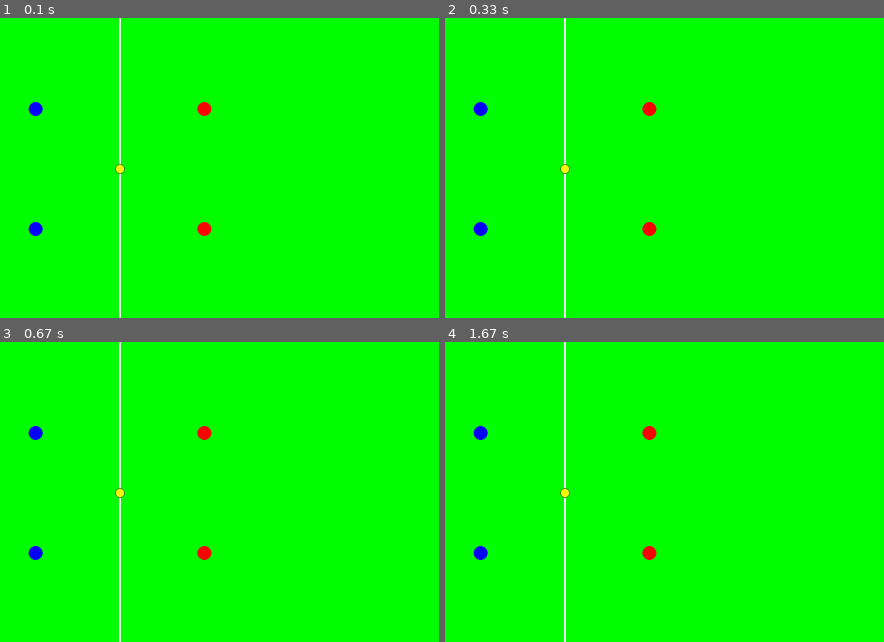
Above: before the commit, frames 1-4 (two rows, left to right).
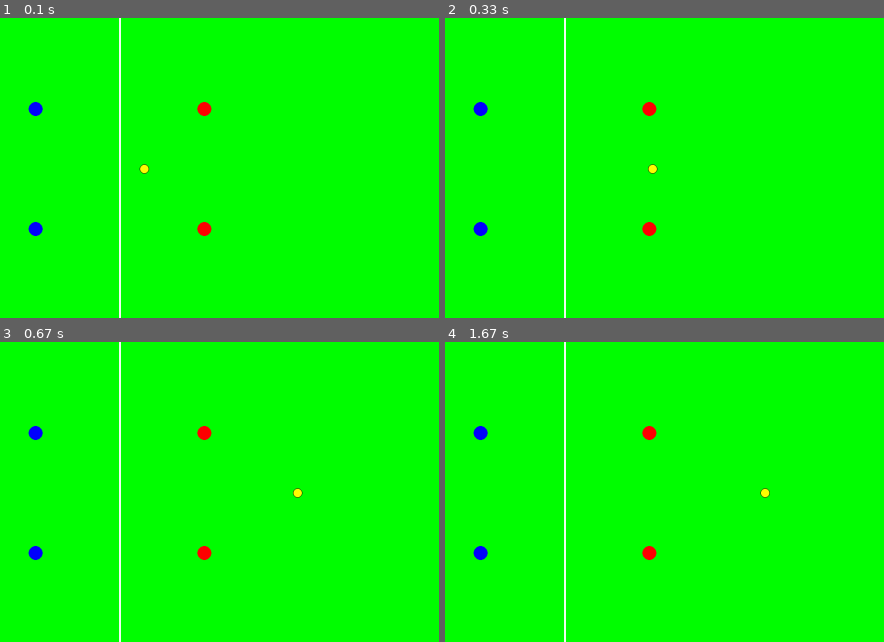
Above: after the commit, the same moments.

Repository: RL-RedLeaf/DiscUI
Game: pygame game, started from main.py
Two runs of this game, one before a commit and one after it. Both use one fixed random seed, a clock stepped at 60 frames per second and the inputs below.
Inputs:
- Up to frame 1 (0.1 s): no input
- Up to frame 2 (0.33 s): no input
- Up to frame 3 (0.67 s): no input
- Up to frame 4 (1.67 s): no input
The pictures show only the part of the screen within x 35-85%, y 25-75%; the shares and areas given below are measured in that part.

The runs differ from the first frame. In frame 1, 0.1% of the frame differs, in the area x 26-34%, y 48-52%; in frame 2, 0.1%; in frame 3, 0.1%; in frame 4, 0.1%.

Commit message:
我们的飞盘终于动起来了！

Diff:
--- a/DiscUI.py
+++ b/DiscUI.py
@@ -51,11 +51,11 @@
 
     '''change系列函数会订阅对应的事件，接收游戏内实体的状态，以便汇总传入GameState'''
     def change_disc_state(self,event):
-        print("disc update")
+        # print("disc update")
         self.game_state.disc= event.disc
         self.updated.append(event.disc)
     def change_team_state(self,event):
-        print("team update")
+        # print("team update")
         self.game_state.teams[event.team.team_id]=event.team
         self.updated.append(event.team)
 
@@ -94,7 +94,7 @@
             self.updated = []
             self.last_update_time = current_time
             self.event_bus.publish(self.game_state)# 发布当前游戏状态
-            print("="*20+"tick update"+"="*20)
+            # print("="*20+"tick update"+"="*20)
         elif current_time - self.last_update_time > self.update_timeout:
             print(f"警告: 实体更新超时,将强制更新")
             for i in range(3):
@@ -242,13 +242,13 @@
     def __init__(self,event_bus):
         super().__init__(event_bus)
         self.pos=[1920//2,1280//2]
-        self.state=None #0:落地,1:在空中,2:被持有,3:正在争夺
+        self.state=1 #0:落地,1:在空中,2:被持有,3:正在争夺
         self.holder=None #持有者
-        self.motion=[0,0]
-        self.height=0
+        # self.motion=[0,0]     # 我发现这个量似乎没什么用，先留着（
+        self.height=10
         self.gravity = 9.8
-        self.velocity = [0, 0, 0]  # 三维速度，由动量计算得出
-        self.mass = 1.0
+        self.velocity = [300, 0, 0]  # 三维速度:[x,y,h]
+        # self.mass = 1.0       # 我发现这个量似乎没什么用，先留着（
         self.event_bus.subscribe(GameStartEvent,self.create_disc)
         self.event_bus.subscribe(GameState, self.mainloop)
         self.event_bus.subscribe(DiscCaughtEvent, self.state_update)
@@ -256,6 +256,7 @@
         self.event_bus.subscribe(DiscMovedEvent, self.state_update)
         self.running=True
     def create_disc(self,event):
+        self.delta_time = event.delta_time
         self.event_bus.publish(DiscStateEvent(self,self))
 
 
@@ -268,7 +269,21 @@
 
     def state_movement(self):                  #物理引擎
         if self.state == 1:
-            pass
+            # 应用重力
+            self.velocity[2] -= self.gravity * self.delta_time
+            # 更新位置
+            self.pos[0] += self.velocity[0] * self.delta_time
+            self.pos[1] += self.velocity[1] * self.delta_time
+            self.height += self.velocity[2] * self.delta_time
+
+            # 落地检测
+            if self.height <= 0:
+                # print(f"飞盘落地：三维速度([x,y,h]){self.velocity} \n 位置([x,y]):{self.pos} \n 高度:{self.height}")
+                self.state = 0  # 落地状态
+                self.height = 0
+                self.velocity = [0, 0, 0]
+
+            # print(f"飞盘物理引擎-状态更新：\n 三维速度([x,y,h]){self.velocity} \n 位置([x,y]):{self.pos} \n 高度:{self.height}")
         pass
 
     def mainloop(self,event):
@@ -306,7 +321,7 @@
 
     def set_rule(self,event):                   #初始化设置绘制规则
         self.score_loc=list(event.score_loc.values())
-        print("ui")
+        print("ui_init")
 
     def draw_new_state(self,event):             #游戏主线程中负责可视化
         for eve in pygame.event.get():
Not shown, changed: .gitignore
Not shown, removed: 可视化.xlsx
